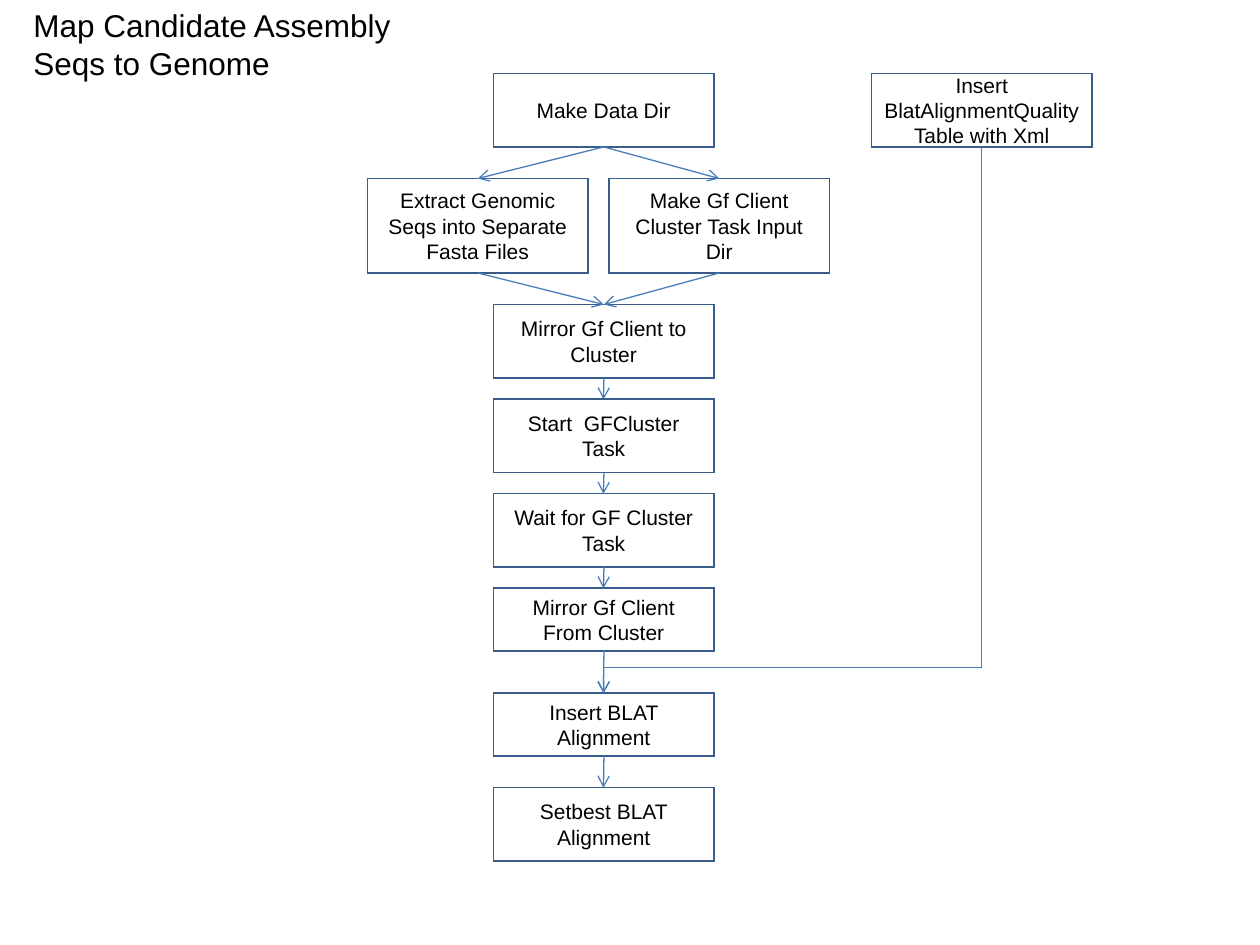
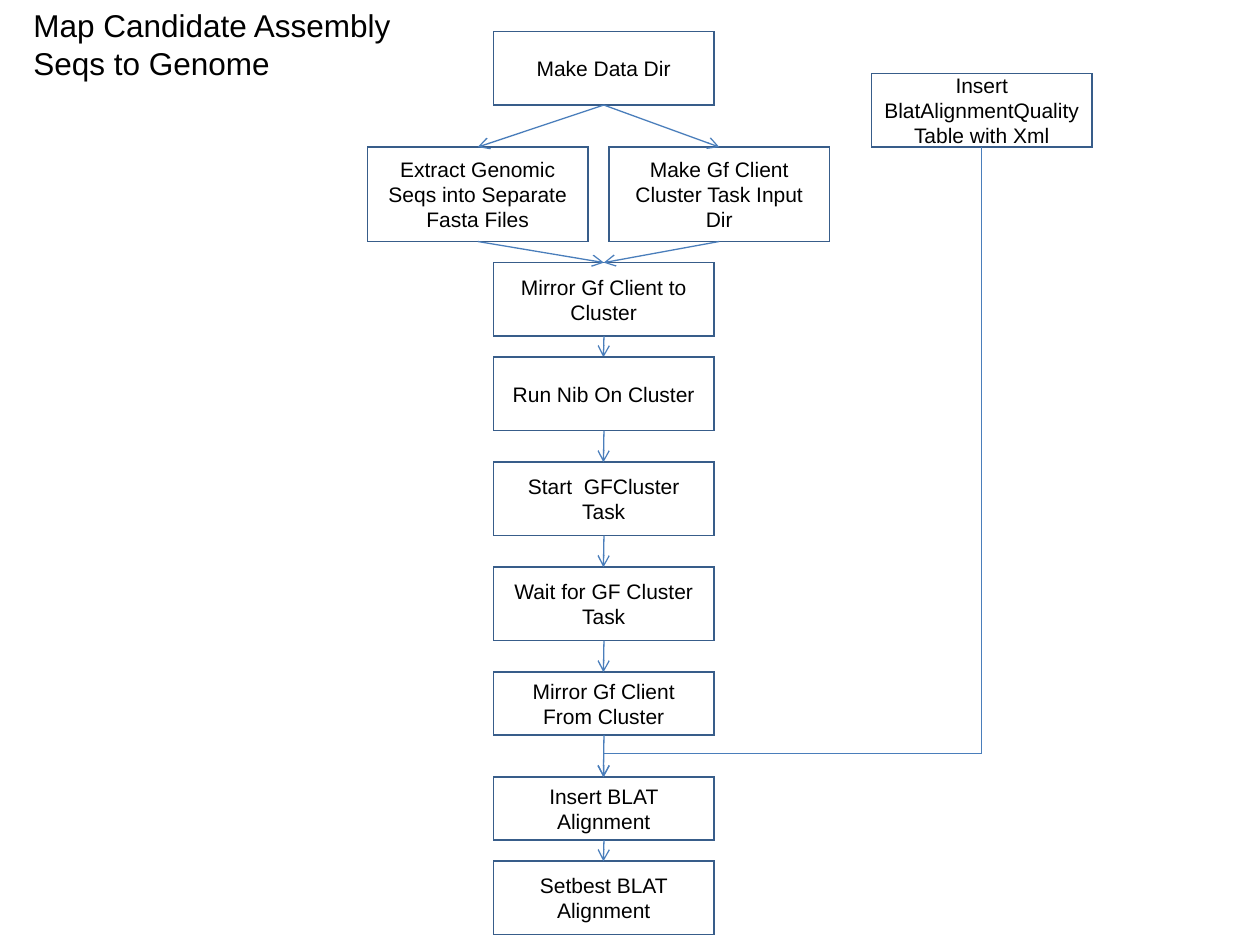
Before and after one commit to VEuPathDB/ApiCommonData, a slide deck: slide 11 of Load/doc/workflow/AnalysisWorkflow.ppt. Drawn at 1260x945 pixels with LibreOffice and Linux fonts; fonts in the diff are those of the drawing. Boxes give left, top, right and bottom in pixels: in the first picture for what was removed or moved away, otherwise in the second. Text is boxed around its words. In the diff, an @@ line names an element or a change of style, - is before the commit and + after.

```diff
--- a/Load/doc/workflow/AnalysisWorkflow.ppt
+++ b/Load/doc/workflow/AnalysisWorkflow.ppt
@@ rectangle "Make Data Dir": place and size @@
-rectangle "Make Data Dir" at bbox=[494, 73, 714, 146]
+rectangle "Make Data Dir" at bbox=[494, 32, 714, 105]
@@ arrow moved from (604, 147) - (478, 179) to (604, 105) - (478, 147) @@
@@ arrow moved from (604, 147) - (719, 179) to (604, 105) - (719, 147) @@
@@ rectangle "Extract Genomic Seqs into Separate ...": place and size @@
-rectangle "Extract Genomic Seqs into Separate ..." at bbox=[368, 179, 588, 273]
+rectangle "Extract Genomic Seqs into Separate ..." at bbox=[368, 147, 588, 242]
@@ elbow arrow moved from (982, 147) - (604, 693) to (982, 147) - (604, 777) @@
@@ rectangle "Make Gf Client Cluster Task ...": place and size @@
-rectangle "Make Gf Client Cluster Task ..." at bbox=[609, 179, 829, 273]
+rectangle "Make Gf Client Cluster Task ..." at bbox=[609, 147, 829, 242]
@@ arrow moved from (478, 273) - (604, 305) to (478, 242) - (604, 262) @@
@@ rectangle "Mirror Gf Client to Cluster": place and size @@
-rectangle "Mirror Gf Client to Cluster" at bbox=[494, 305, 714, 378]
+rectangle "Mirror Gf Client to Cluster" at bbox=[494, 262, 714, 335]
@@ arrow moved from (719, 273) - (604, 305) to (719, 242) - (604, 262) @@
@@ rectangle added at bbox=[494, 357, 714, 430], outline #385D8A 0.99 pt, 12 pt, text #000000 @@
+Run Nib On Cluster
@@ arrow moved from (604, 378) - (604, 399) to (604, 336) - (604, 358) @@
@@ arrow moved from (604, 472) - (604, 494) to (604, 431) - (604, 462) @@
@@ rectangle "Start GFCluster Task": place and size @@
-rectangle "Start GFCluster Task" at bbox=[494, 399, 714, 472]
+rectangle "Start GFCluster Task" at bbox=[494, 462, 714, 536]
@@ arrow moved from (604, 567) - (604, 588) to (604, 536) - (604, 567) @@
@@ rectangle "Wait for GF Cluster Task": place and size @@
-rectangle "Wait for GF Cluster Task" at bbox=[494, 494, 714, 567]
+rectangle "Wait for GF Cluster Task" at bbox=[494, 567, 714, 640]
@@ arrow moved from (604, 651) - (604, 693) to (604, 640) - (604, 673) @@
@@ rectangle "Mirror Gf Client From Cluster": place and size @@
-rectangle "Mirror Gf Client From Cluster" at bbox=[494, 588, 714, 651]
+rectangle "Mirror Gf Client From Cluster" at bbox=[494, 672, 714, 735]
@@ arrow moved from (604, 756) - (604, 788) to (604, 735) - (604, 777) @@
@@ rectangle "Insert BLAT Alignment": place and size @@
-rectangle "Insert BLAT Alignment" at bbox=[494, 693, 714, 756]
+rectangle "Insert BLAT Alignment" at bbox=[494, 777, 714, 840]
@@ rectangle "Setbest BLAT Alignment": place and size @@
-rectangle "Setbest BLAT Alignment" at bbox=[494, 788, 714, 861]
+rectangle "Setbest BLAT Alignment" at bbox=[494, 861, 714, 934]
@@ arrow added from (604, 840) to (604, 862), #4A7EBB 0.74 pt @@
```
Also in this commit, not shown: 1 other slide changed.
